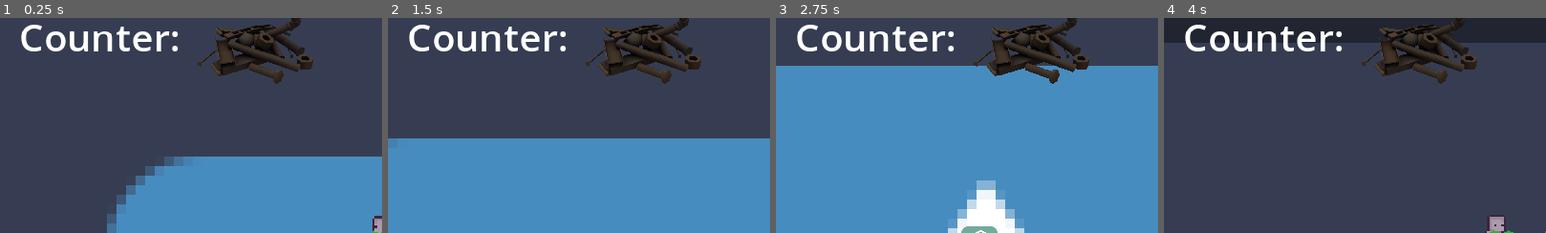
Above: before the commit, frames 1-4 (left to right).
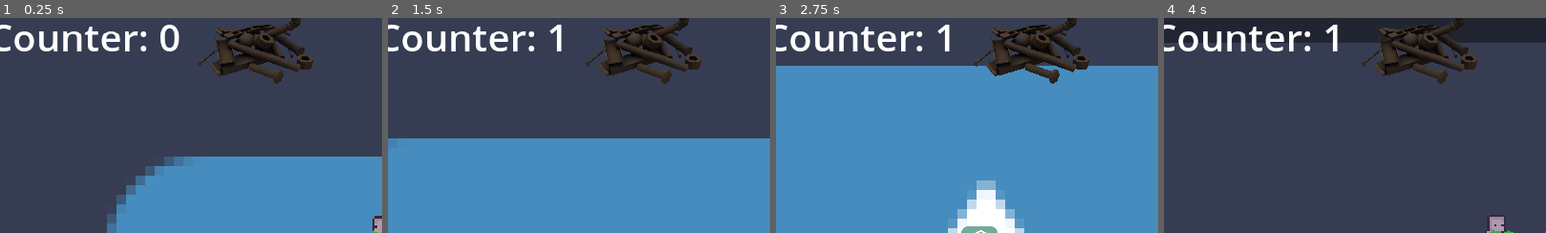
Above: after the commit, the same moments.

Repository: JagersEgo/Robo-rogue-game
Game: Godot game, scene res://Game Level/game_level.tscn
Same seed, same stepped clock (60 frames per second), same inputs: the game is played once before the commit and once after it. The engine's default icon, where the game draws it, is replaced by a stand-in: a white triangle on a blue panel in a dark square.
Inputs (mouse positions are % of the whole screen's width and height, from its top left):
- Up to frame 1 (0.25 s): no input
- Up to frame 2 (1.5 s): move the mouse to (72, 45) at 0.52 s; hold D (right) 0.53-1.28 s; tap Space (dash) at 0.6 s; move the mouse to (30, 55) at 1.27 s; hold S (down) from 1.28 s (still down); tap Shift (run) at 1.35 s
- Up to frame 3 (2.75 s): move the mouse to (60, 28) at 2.02 s; release S (down) at 2.03 s; press the mouse at (60, 28) at 2.03 s; hold D (right) from 2.03 s (still down)
- Up to frame 4 (4 s): move the mouse to (45, 70) at 2.77 s; release D (right) at 2.78 s; release the mouse at (45, 70) at 2.78 s; hold W (up) 2.78-3.53 s; right-click (45, 70) at 2.85 s; move the mouse to (80, 65) at 3.52 s; hold A (left) from 3.53 s (still down); tap Space (dash) at 3.6 s
The pictures show only the part of the screen within x 0-50%, y 0-50%; the shares and areas given below are measured in that part.

The runs differ from the first frame. In frame 1, 3.1% of the frame differs, in the area x 0-47%, y 3-16%; in frame 2, 3.0%; in frame 3, 3.0%; in frame 4, 3.0%.

Commit message:
Scrap counter + code cleanup

Diff:
--- a/CharacterBody2D.gd
+++ b/CharacterBody2D.gd
@@ -17,10 +17,10 @@
 			get_tree().root.add_child(scrap_instance)
 			scrap_spawned = true
 
-func _process(delta):
+func _process(_delta):
 	pass
 
-func _physics_process(delta):
+func _physics_process(_delta):
 	move_and_slide()
 
 	if velocity.length() > 0:
--- a/Characters/gun.gd
+++ b/Characters/gun.gd
@@ -14,8 +14,8 @@
 		flip_v = false
 		position.x = -3
 	var mouse_pos = get_global_mouse_position()
-	var target_direction = (get_global_mouse_position() - global_position).normalized()
-	var target_rotation = atan2(target_direction.y, target_direction.x)
+	var target_direction = (mouse_pos - global_position).normalized()
+	target_rotation = atan2(target_direction.y, target_direction.x)
 
 	# Calculate the angle difference and ensure it's within the range of -π to π
 	var angle_difference = target_rotation - rotation
--- a/Characters/gun2.gd
+++ b/Characters/gun2.gd
@@ -14,8 +14,8 @@
 		flip_v = false
 		position.x = 3
 	var mouse_pos = get_global_mouse_position()
-	var target_direction = (get_global_mouse_position() - global_position).normalized()
-	var target_rotation = atan2(target_direction.y, target_direction.x)
+	var target_direction = (mouse_pos - global_position).normalized()
+	target_rotation = atan2(target_direction.y, target_direction.x)
 
 	# Calculate the angle difference and ensure it's within the range of -π to π
 	var angle_difference = target_rotation - rotation
--- a/Characters/player_character.gd
+++ b/Characters/player_character.gd
@@ -114,7 +114,5 @@
 	return scrap_count
 
 
-
-#func _on_scrap_body_entered(_body):
-#	print("bong")
-#	$"../UI/Scrap Counter/Label".scrap_count += 1
+func _on_scrap_body_entered(_a):
+	pass
--- a/Enemy/TankEnemy.gd
+++ b/Enemy/TankEnemy.gd
@@ -18,11 +18,11 @@
 			get_tree().root.add_child(scrap_instance)
 			scrap_spawned = true
 
-func _process(delta):
+func _process(_delta):
 	pass
 
 
-func _physics_process(delta):
+func _physics_process(_delta):
 	move_and_slide()
 
 	if velocity.length() > 0:
--- a/UI/UI.gd
+++ b/UI/UI.gd
@@ -7,5 +7,5 @@
 
 
 # Called every frame. 'delta' is the elapsed time since the previous frame.
-func _process(delta):
+func _process(_delta):
 	pass
--- /dev/null
+++ b/UI/scrap counter/Label.gd
@@ -0,0 +1,6 @@
+extends Label
+
+@onready var player = get_node("/root/Game Level/Player Character")
+
+func _process(_delta):
+	self.text = str("Counter: ", player.scrap_count)
--- a/UI/scrap counter/counter.tscn
+++ b/UI/scrap counter/counter.tscn
@@ -1,6 +1,7 @@
-[gd_scene load_steps=2 format=3 uid="uid://b2pv7n1kcbxfq"]
+[gd_scene load_steps=3 format=3 uid="uid://b2pv7n1kcbxfq"]
 
 [ext_resource type="Texture2D" uid="uid://0uvwcgprjgli" path="res://Sprites/pile_of_junk_large.d0437ef0f573c0122a0c81cdca93d094ab024015.png" id="1_ok728"]
+[ext_resource type="Script" path="res://UI/scrap counter/Label.gd" id="2_1346t"]
 
 [node name="scrap counter" type="NinePatchRect"]
 offset_right = 40.0
@@ -37,3 +38,4 @@
 grow_horizontal = 0
 grow_vertical = 2
 text = "Counter:"
+script = ExtResource("2_1346t")
--- a/enemyIdle.gd
+++ b/enemyIdle.gd
@@ -24,4 +24,4 @@
 
 func Physics_Update(delta: float):
 	if enemy:
-		enemy.velocity = move_direction * move_speed
+		enemy.velocity = move_direction * move_speed * delta
